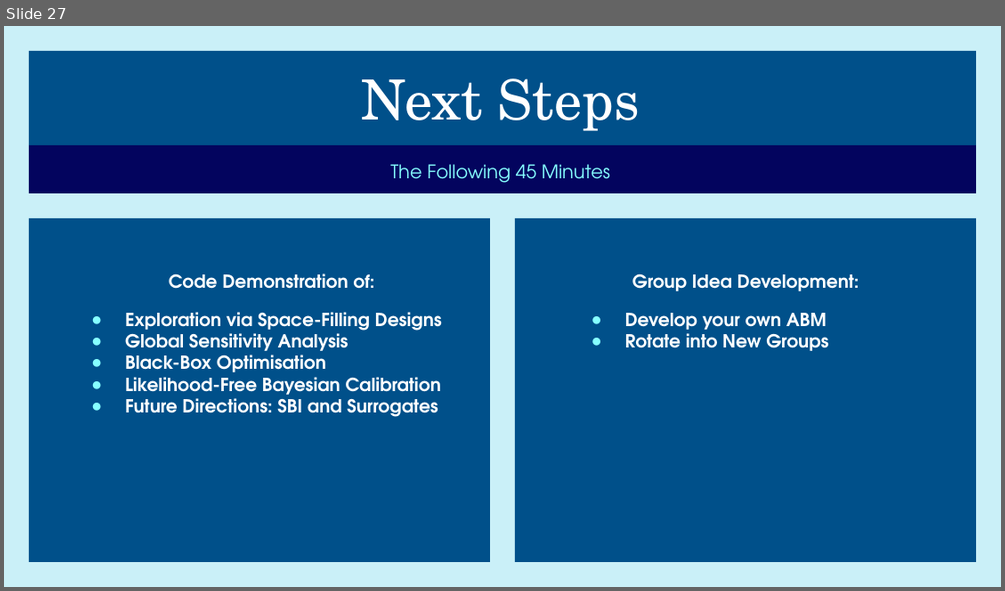
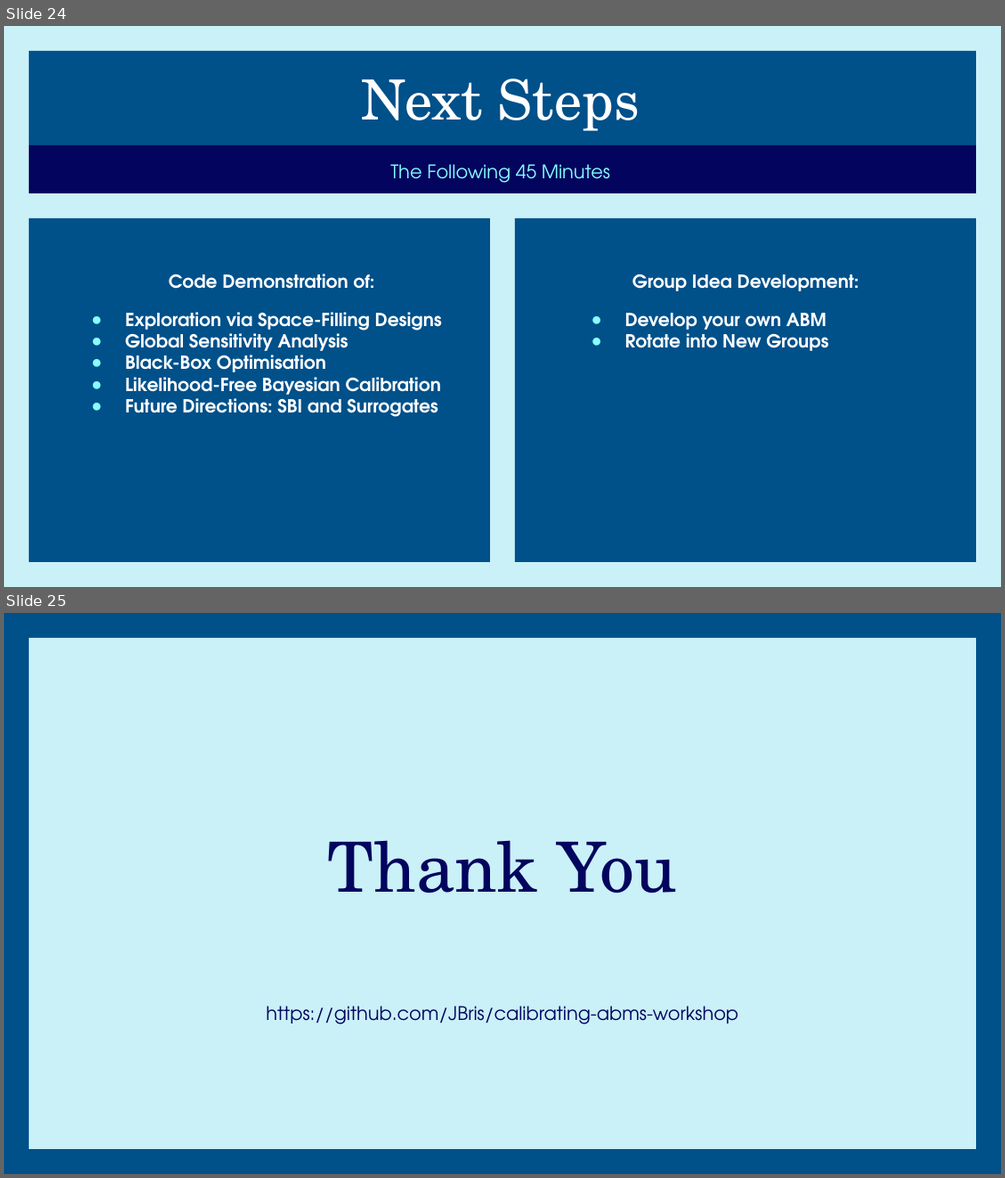
Before and after one commit to JBris/calibrating-abms-workshop, a slide deck: presentations/tpm/calibrating_abms_jbristow.pptx. Shown one above the other, each under a label of ours: slide 27 before the commit, slides 24 and 25 after it. The pictures are 1005x591 and 1005x1178 pixels, drawn with LibreOffice and Linux fonts; fonts in the diff are those of the drawing. Boxes give left, top, right and bottom in pixels: in the first picture for what was removed or moved away, otherwise in the second. Text is boxed around its words. In the diff, an @@ line names an element or a change of style, - is before the commit and + after.

Commit message:
feat(workshop): Adding draft and full TPM slides

```diff
--- a/presentations/tpm/calibrating_abms_jbristow.pptx
+++ b/presentations/tpm/calibrating_abms_jbristow.pptx
@@ slide 25 added at bbox=[4, 613, 1001, 1174], background #00508A @@
@@ rectangle added at bbox=[29, 638, 976, 1148], fill #CAF0F8 @@
@@ title added at bbox=[328, 840, 677, 892], 50 pt, text #03045E @@
+Thank You
@@ subtitle added at bbox=[266, 1005, 738, 1024], 13.5 pt, text #03045E @@
+https://github.com/JBris/calibrating-abms-workshop
@@ what was slide 27 is now slide 24 @@
```
Also in this commit, not shown: 4 slides changed, 4 slides removed, 2 other files.
